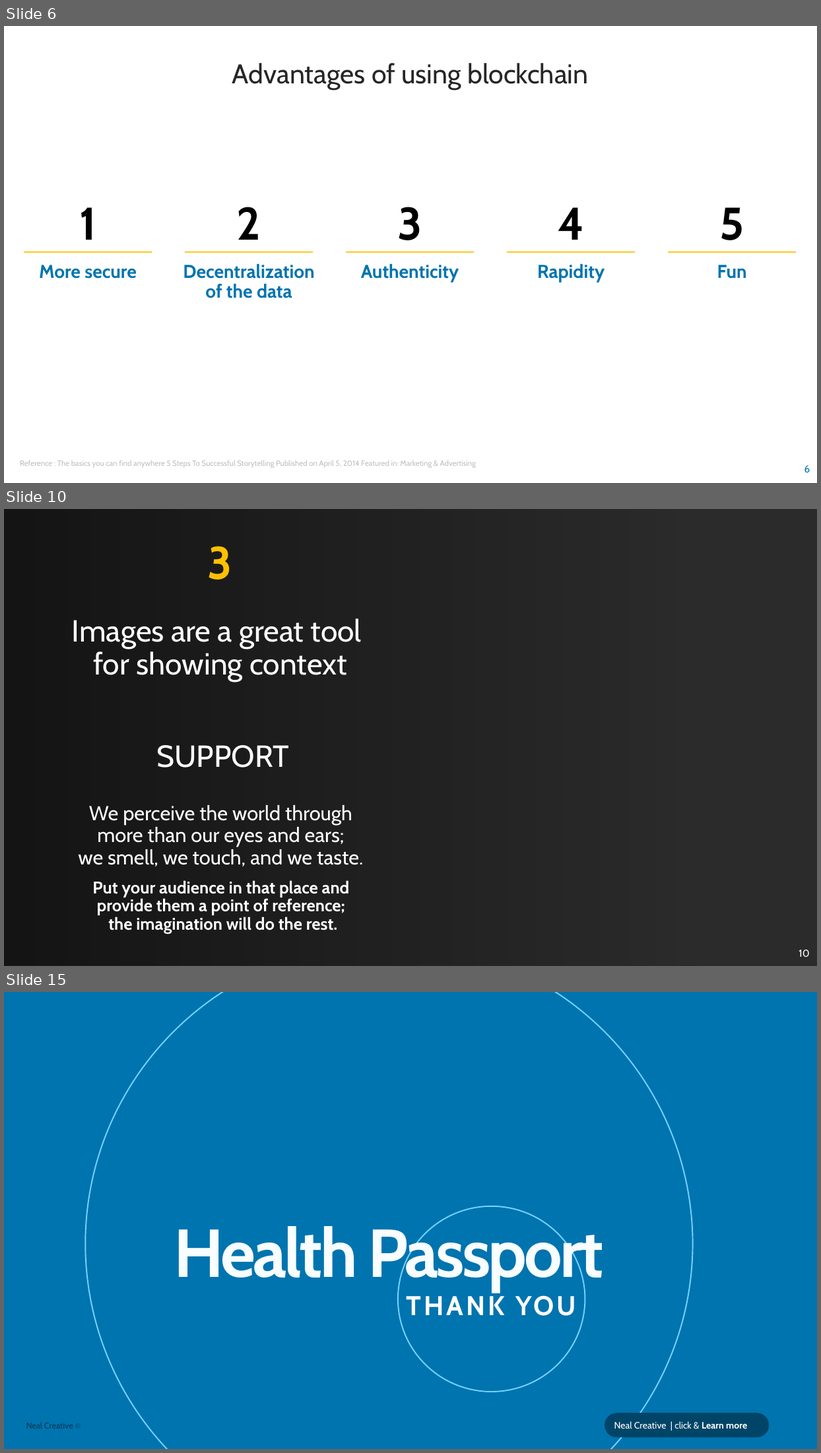
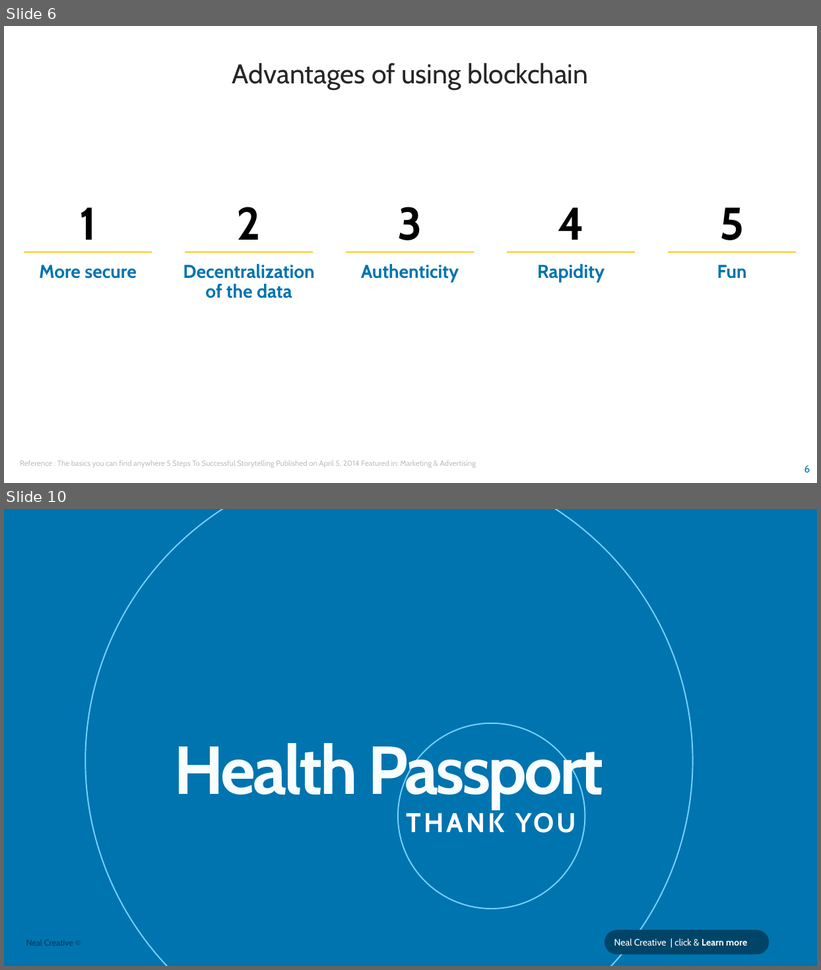
Before and after one commit to amaury-mercier/hackathon_blockchain, a slide deck: Hackathon Blockchain bis.pptx. Shown one above the other, each under a label of ours: slides 6, 10 and 15 before the commit, slides 6 and 10 after it; the slides between them are not shown. The pictures are 821x1453 and 821x970 pixels, drawn with LibreOffice and Linux fonts; fonts in the diff are those of the drawing; background and template pictures are left out; a plain dark background stands for a picture behind light text. Boxes give left, top, right and bottom in pixels: in the first picture for what was removed or moved away, otherwise in the second. Text is boxed around its words. In the diff, an @@ line names an element or a change of style, - is before the commit and + after.

```diff
--- a/Hackathon Blockchain bis.pptx
+++ b/Hackathon Blockchain bis.pptx
@@ slide 10 removed at <box>4,509,817,966</box>, background picture (left out) @@
@@ rectangle removed at <box>4,509,699,966</box> @@
@@ text removed at <box>208,546,232,580</box> @@
-3
@@ text removed at <box>72,619,362,682</box> @@
-Images are a great tool
-for showing context
@@ text removed at <box>78,745,363,934</box> @@
-SUPPORT
-  We perceive the world through
-  more than our eyes and ears;
-  we smell, we touch, and we taste.
-      Put your audience in that place and
-      provide them a point of reference;
-      the imagination will do the rest.
@@ page number removed at <box>799,950,809,957</box> @@
-10
@@ what was slide 15 is now slide 10 @@
```
Also in this commit, not shown: 3 slides added, 7 other slides removed.
